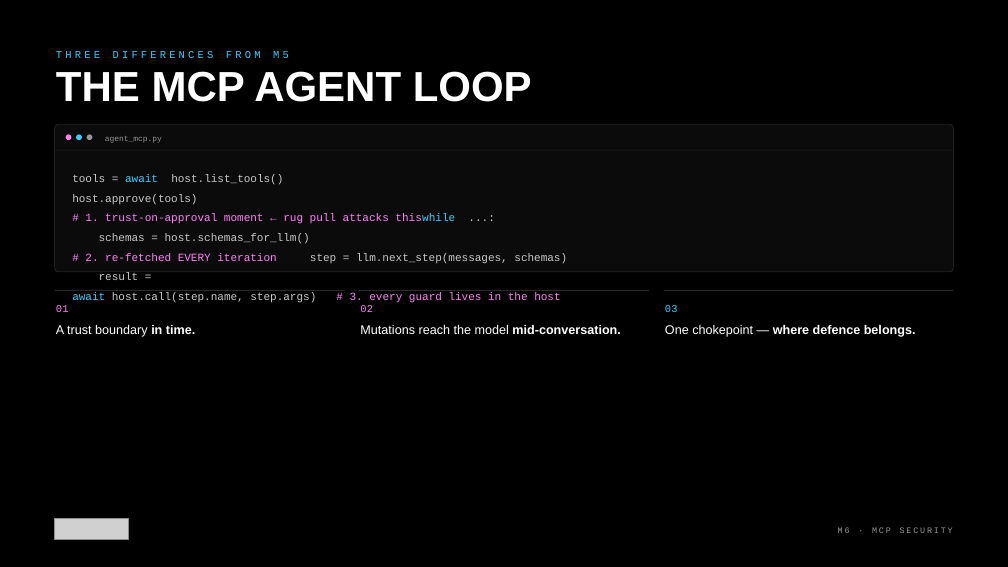
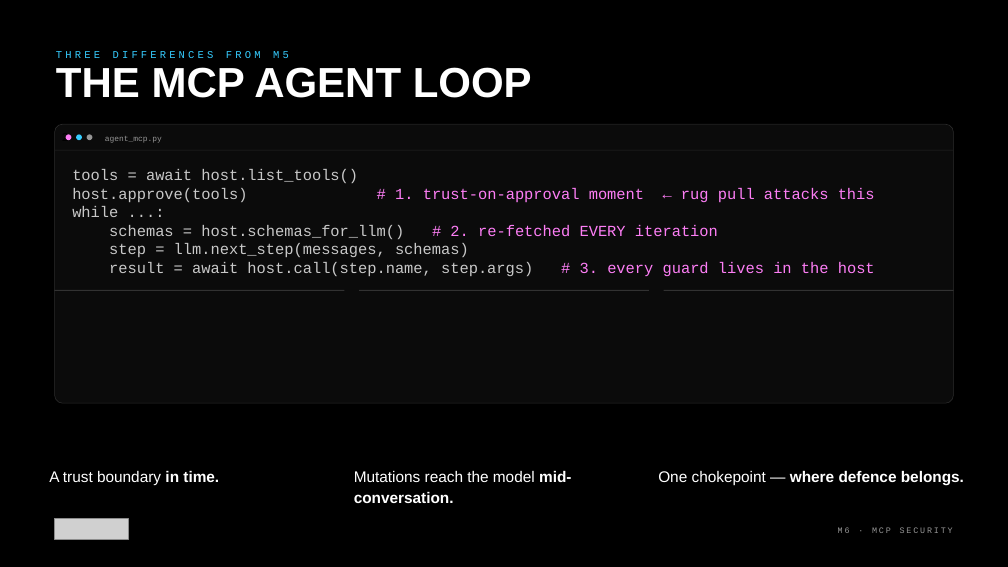
Before and after one commit to kkmookhey/training, a slide deck: slide 12 of blackhat-2026-adversarial-ai/M6-mcp-security/slides/M6 - MCP Security.pptx. Drawn at 1008x567 pixels with LibreOffice and Linux fonts; fonts in the diff are those of the drawing; grey boxes stand for pictures. Boxes give left, top, right and bottom in pixels: in the first picture for what was removed or moved away, otherwise in the second. Text is boxed around its words. In the diff, an @@ line names an element or a change of style, - is before the commit and + after.

```diff
--- a/blackhat-2026-adversarial-ai/M6-mcp-security/slides/M6 - MCP Security.pptx
+++ b/blackhat-2026-adversarial-ai/M6-mcp-security/slides/M6 - MCP Security.pptx
@@ text "THE MCP AGENT LOOP" at (56, 67, 532, 98): line spacing 0.78 to 0.68 @@
@@ rounded rectangle "2": place and size @@
-rounded rectangle "2" at (54, 124, 953, 272)
+rounded rectangle "2" at (54, 124, 953, 403)
@@ text at (72, 169, 358, 183): size 15.8 to 22 pt in "tools = await host.list_tools()"; text colour #36CDFF to #C8C8C8 in "await"; line spacing 1.49 to 1 @@
@@ text at (72, 188, 875, 276): text changed; size 15.8 to 22 pt @@
-host.approve(tools)
-# 1. trust-on-approval moment ← rug pull attacks thiswhile ...:
-schemas = host.schemas_for_llm()
-# 2. re-fetched EVERY iteration step = llm.next_step(messages, schemas)
-result =
-await host.call(step.name, step.args) # 3. every guard lives in the host
+host.approve(tools) # 1. trust-on-approval moment ← rug pull attacks this
+while ...:
+schemas = host.schemas_for_llm() # 2. re-fetched EVERY iteration
+step = llm.next_step(messages, schemas)
+result = await host.call(step.name, step.args) # 3. every guard lives in the host
@@ text removed at (56, 305, 69, 312) @@
-01
@@ text removed at (360, 305, 373, 312) @@
-02
@@ text removed at (665, 305, 678, 312) @@
-03
@@ 3 texts: place and size @@
-3 texts at (56, 325, 916, 337)
+3 texts at (49, 471, 964, 503)
@@ size 18 to 22 pt in 3 elements at (49, 471, 219, 485), (354, 471, 571, 503), (658, 471, 964, 485) @@
```
Also in this commit, not shown: 28 other slides changed, 31 other files.
